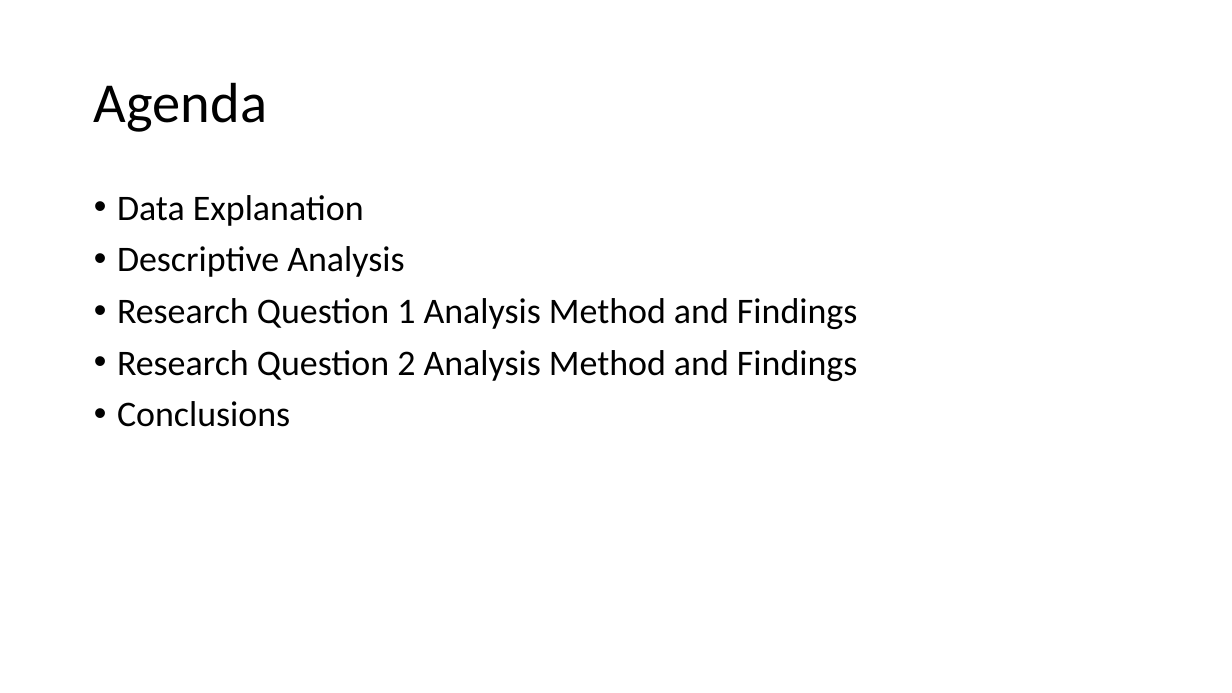
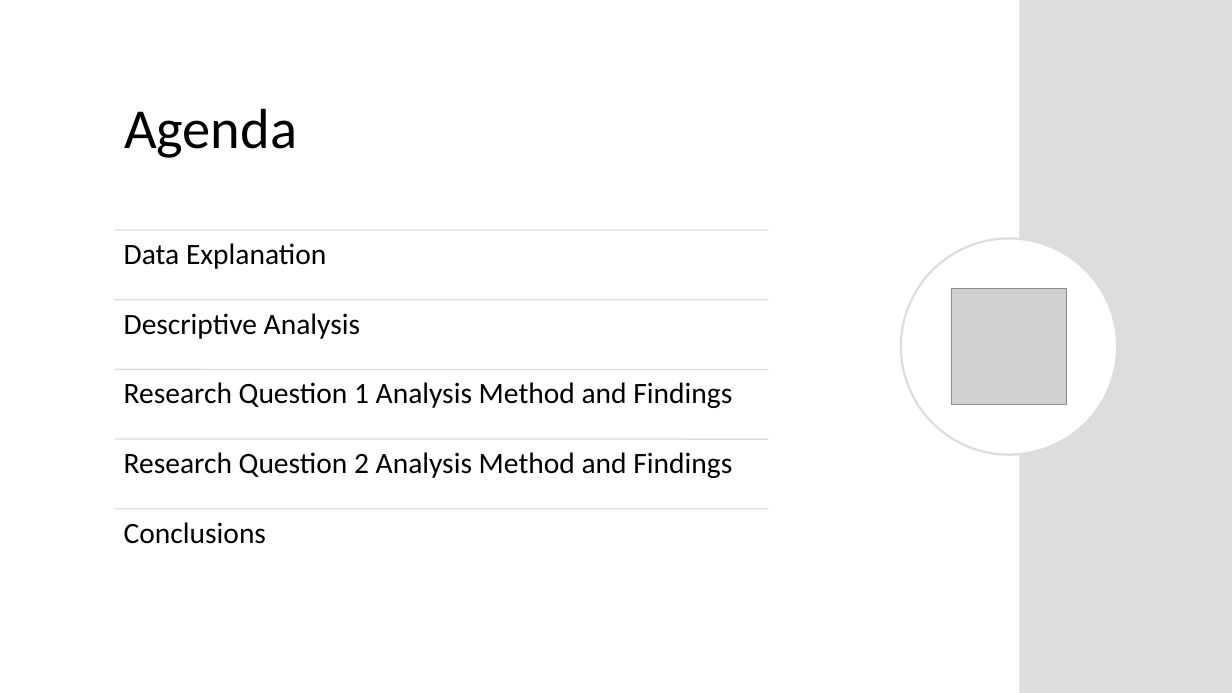
Before and after one commit to josh97ellis/omaha-girls-rock-analysis, a slide deck: slide 2 of deliverables/milestone_2/Final Presentation.pptx. Drawn at 1232x693 pixels with LibreOffice and Linux fonts; fonts in the diff are those of the drawing; grey boxes stand for pictures. Boxes give left, top, right and bottom in pixels: in the first picture for what was removed or moved away, otherwise in the second. Text is boxed around its words. In the diff, an @@ line names an element or a change of style, - is before the commit and + after.

Commit message:
Finished Analysis and corrected processing bug

```diff
--- a/deliverables/milestone_2/Final Presentation.pptx
+++ b/deliverables/milestone_2/Final Presentation.pptx
@@ rectangle added at [1019, 0, 1232, 693], fill #DDDDDD @@
@@ title "Agenda": place and size @@
-title "Agenda" at [94, 82, 267, 132]
+title "Agenda" at [124, 108, 297, 158]
@@ text removed at [117, 195, 857, 427] @@
-• Data Explanation
-• Descriptive Analysis
-• Research Question 1 Analysis Method and Findings
-• Research Question 2 Analysis Method and Findings
-• Conclusions
@@ ellipse added at [901, 238, 1117, 455], fill #FFFFFF, outline #DDDDDD 1.75 pt @@
@@ picture added at [952, 289, 1067, 405] @@
@@ group added at [115, 230, 769, 544]: 5 lines, 5 texts @@
+Data Explanation
+Descriptive Analysis
+Research Question 1 Analysis Method and Findings
+Research Question 2 Analysis Method and Findings
+Conclusions
```
Also in this commit, not shown: 7 other slides changed, 7 slides added, 5 slides removed, 3 other files.
